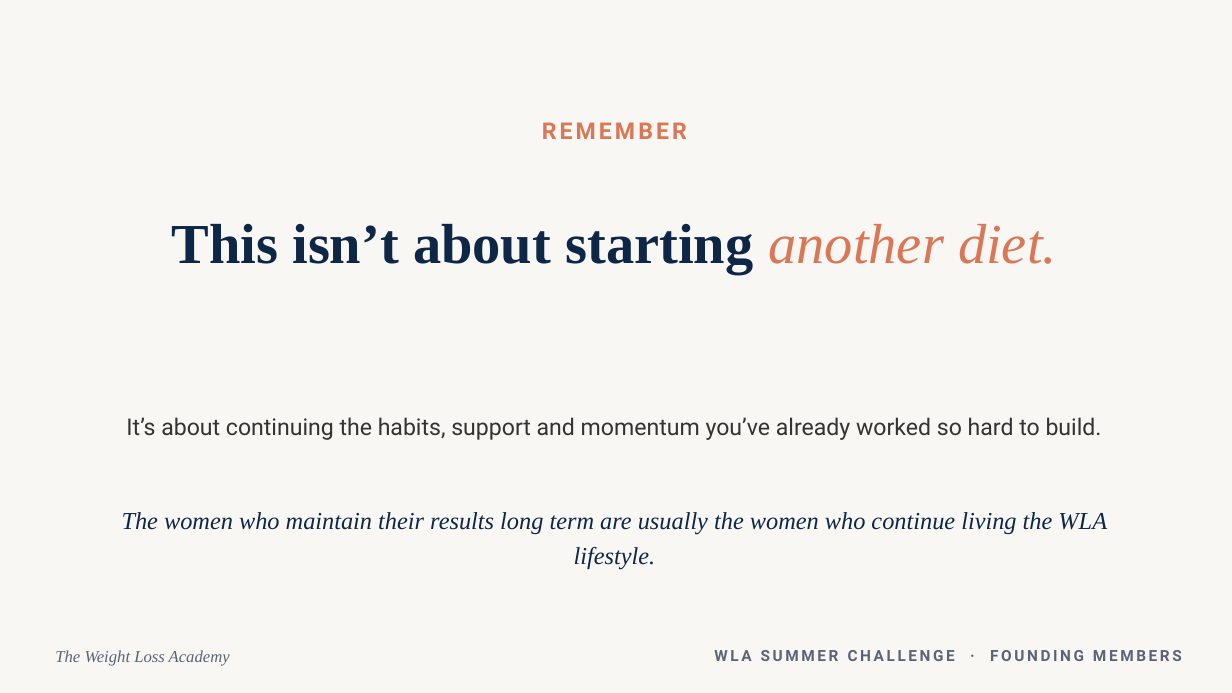
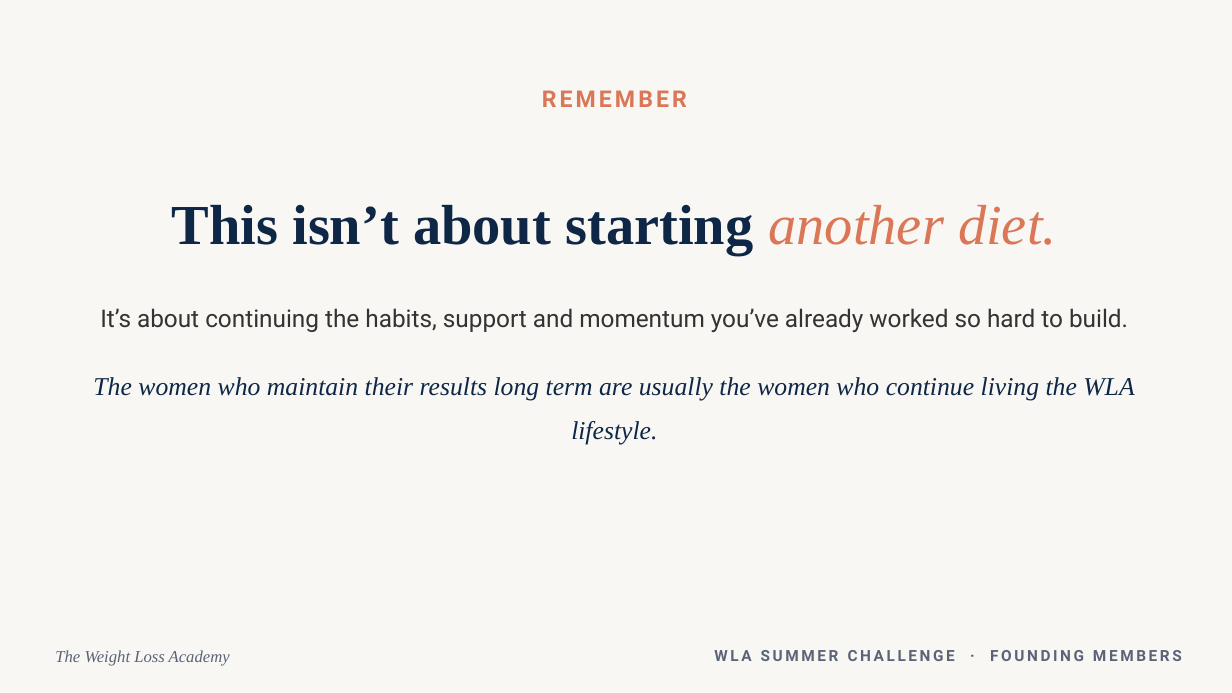
Before and after one commit to WeAreWLA/21-day-reset, a slide deck: slide 46 of wla-summer-challenge-launch.pptx. Drawn at 1232x693 pixels with LibreOffice and Linux fonts; fonts in the diff are those of the drawing. Boxes give left, top, right and bottom in pixels: in the first picture for what was removed or moved away, otherwise in the second. Text is boxed around its words. In the diff, an @@ line names an element or a change of style, - is before the commit and + after.

```diff
--- a/wla-summer-challenge-launch.pptx
+++ b/wla-summer-challenge-launch.pptx
@@ text "REMEMBER": place and size @@
-text "REMEMBER" at <box>542,122,687,139</box>
+text "REMEMBER" at <box>542,90,687,107</box>
@@ text "This isn’t about starting another ...": place and size @@
-text "This isn’t about starting another ..." at <box>126,417,1102,440</box>
+text "This isn’t about starting another ..." at <box>93,204,1134,444</box>
@@ text at <box>172,204,1057,255</box>: paragraph added @@
+This isn’t about starting another diet.
@@ text removed at <box>172,223,1057,275</box> @@
-This isn’t about starting another diet.
@@ text at <box>100,308,1128,332</box>: size 18 to 19 pt in "It’s about continuing the habits, support and ..."; line spacing 1.2 to 1.4; more space between paragraphs @@
@@ text at <box>93,377,1134,444</box>: paragraph added @@
+The women who maintain their results long term are usually the women who continue living the WLA lifestyle.
@@ text removed at <box>122,512,1107,569</box> @@
-The women who maintain their results long term are usually the women who continue living the WLA lifestyle.
```
Also in this commit, not shown: 6 other slides changed, 1 other file.
